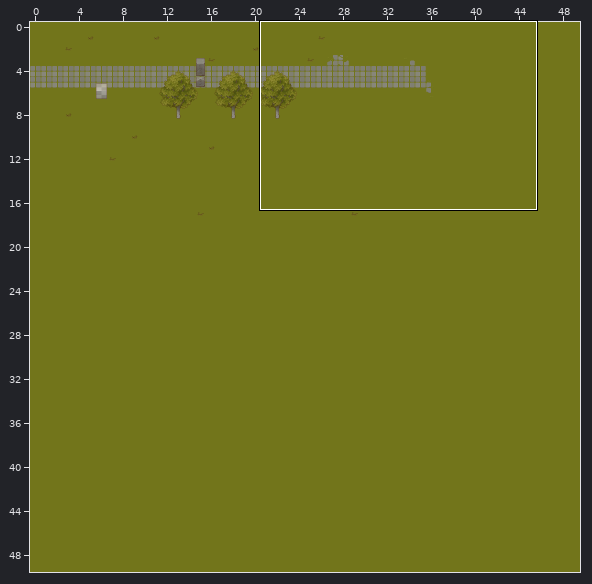
A Tiled map gets an edit: rsc/map.tmx. Above: a wide view before the commit, with the close-up outlined.
Close-up. First the earlier version:
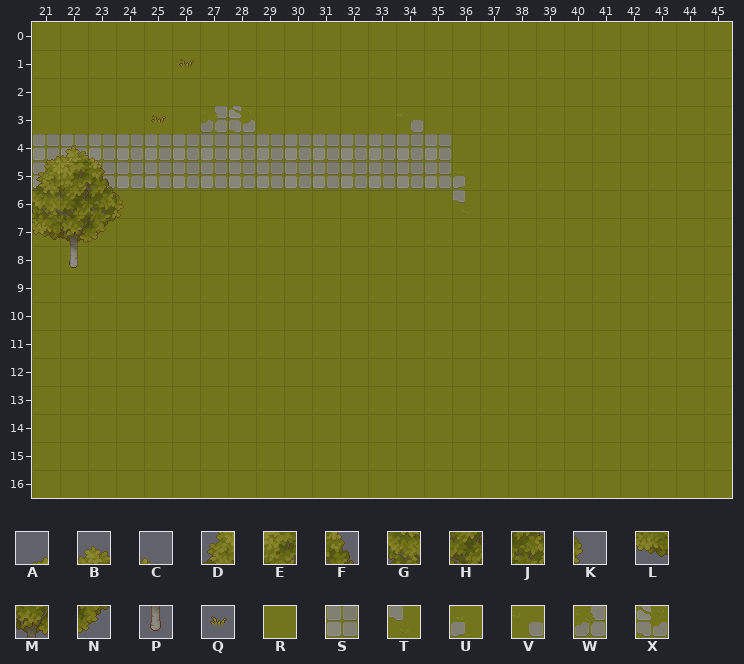
Cells are 32x32 px. Shown: x 21..45, y 0..16. The commit also changed other parts of the map, which this record leaves out.
Key: from "TX Plant": A 1, B 2, C 3, D 17, E 18, F 19, G 33, H 34, J 35, K 36, L 49, M 50, N 51, P 66, Q 192; from "TX Tileset Grass": R 0, S 32, T 52, U 54, V 55, W 60, X 61.
_ is an empty cell, # one hidden under a higher layer.
Layer "ground" before, first column x 21:
 0 RRRRRRRRRRRRRRRRRRRRRRRRR
 1 RRRRRRRRRRRRRRRRRRRRRRRRR
 2 RRRRRRRRRRRRRRRRRRRRRRRRR
 3 RRRRRRWXRRRRRVRRRRRRRRRRR
 4 SSSSSSSSSSSSSSSRRRRRRRRRR
 5 S#SSSSSSSSSSSSSURRRRRRRRR
 6 R#RRRRRRRRRRRRRTRRRRRRRRR
 7 RRRRRRRRRRRRRRRRRRRRRRRRR
 8 RRRRRRRRRRRRRRRRRRRRRRRRR
 9 RRRRRRRRRRRRRRRRRRRRRRRRR
10 RRRRRRRRRRRRRRRRRRRRRRRRR
11 RRRRRRRRRRRRRRRRRRRRRRRRR
12 RRRRRRRRRRRRRRRRRRRRRRRRR
13 RRRRRRRRRRRRRRRRRRRRRRRRR
14 RRRRRRRRRRRRRRRRRRRRRRRRR
15 RRRRRRRRRRRRRRRRRRRRRRRRR
16 RRRRRRRRRRRRRRRRRRRRRRRRR
Layer "deco" before, first column x 21:
 0 _________________________
 1 _____Q___________________
 2 _________________________
 3 ____Q____________________
 4 ABC______________________
 5 DEF______________________
 6 GHJK_____________________
 7 LMN______________________
 8 _P_______________________
 9 _________________________
10 _________________________
11 _________________________
12 _________________________
13 _________________________
14 _________________________
15 _________________________
16 _________________________
The same view after the edit:
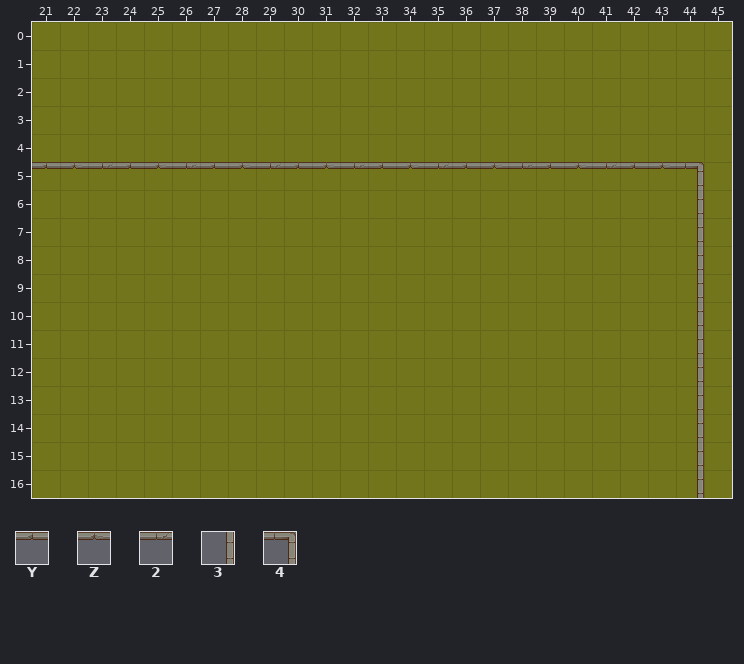
Further tiles: from "TX Tileset Wall": Y 28, Z 29, 2 30, 3 35, 4 45.
Edits made:
Layer "ground":
y 3: x 27..28 WX -> RR; x 34 V -> R
y 4: x 21..35 SSSSSSSSSSSSSSS -> RRRRRRRRRRRRRRR
y 5: x 21..36 S#SSSSSSSSSSSSSU -> RRRRRRRRRRRRRRRR
y 6: x 36 T -> R
Layer "deco":
y 1: x 26 Q -> _
y 3: x 25 Q -> _
y 4: x 21..23 ABC -> ___
y 5: x 21..44 DEF_____________________ -> YZ2YZ2YZ2YZ2YZ2YZ2YZ2YZ4
y 6: x 21..24 GHJK -> ____; x 44 _ -> 3
y 7: x 21..23 LMN -> ___; x 44 _ -> 3
y 8: x 22 P -> _; x 44 _ -> 3
y 9..16: x 44 _ -> 3
Boxes around the changes in both close-ups, in picture pixels (x1, y1, x2, y2):
removed: (179, 59, 194, 67)
changed: (32, 106, 704, 498)
